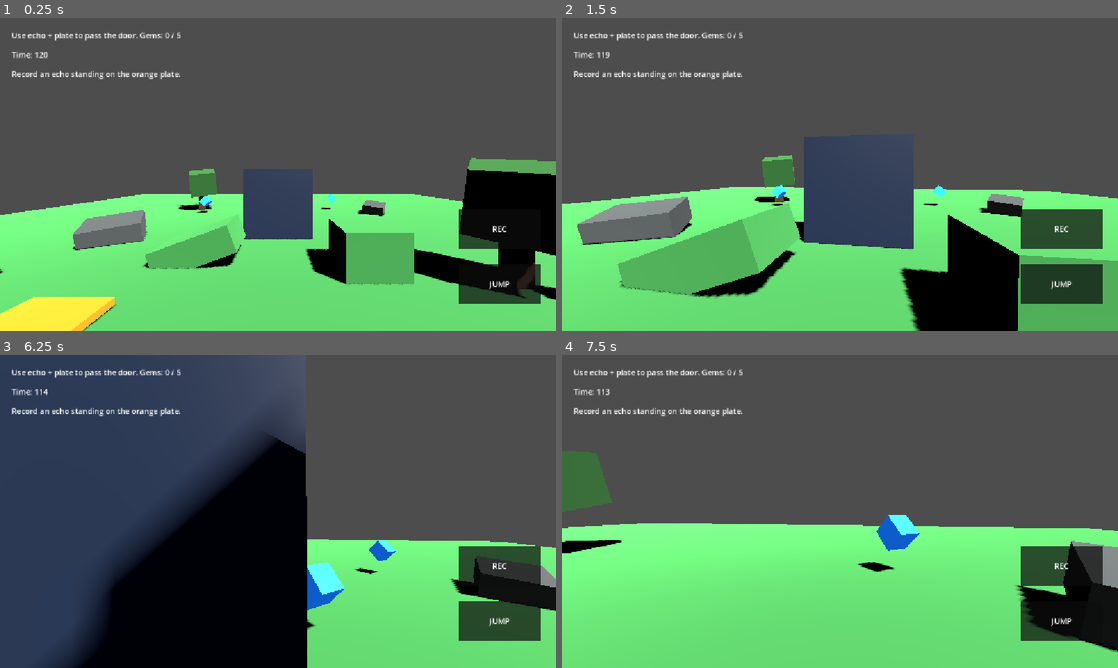
Above: before the commit, frames 1-4 (two rows, left to right).
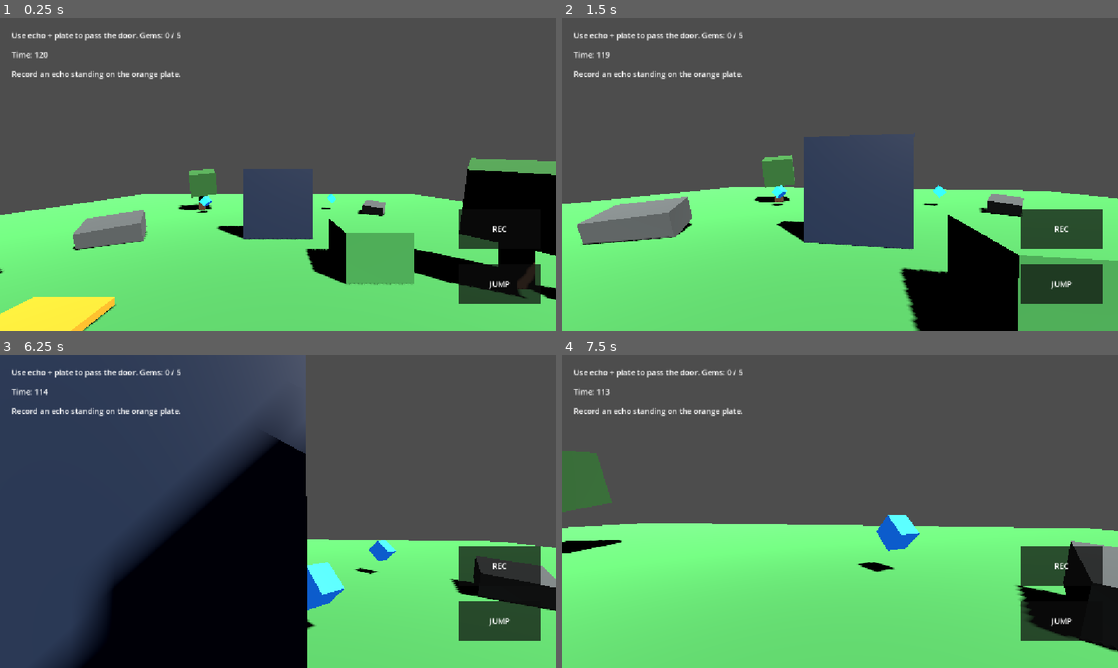
Above: after the commit, the same moments.

Repository: tan15hacks/lowpoly-android
Game: Godot game, scene res://scenes/main.tscn
The game is run twice, just before and just after one commit, with the same random seed, the same clock (stepped at 60 frames per second) and the same inputs.
Inputs (mouse positions are in pixels of both pictures, inside the frame that each line leads up to):
- Up to frame 1 (0.25 s): no input
- Up to frame 2 (1.5 s): move the mouse to (867, 174) at 0.52 s; hold W (move_forward) from 0.53 s (still down); tap Space (jump) at 0.77 s; move the mouse to (812, 174) at 1.27 s
- Up to frame 3 (6.25 s): tap Space (jump) at 1.52, 3.02, 3.77, 4.52, 6.02 s; move the mouse to (289, 505) at 2.02 s; move the mouse to (272, 517) at 2.77 s; move the mouse to (316, 514) at 3.52 s; move the mouse to (233, 508) at 4.27 s; move the mouse to (283, 511) at 5.02 s; move the mouse to (255, 505) at 5.77 s; release W (move_forward) at 5.78 s; hold D (move_right) from 5.78 s (still down)
- Up to frame 4 (7.5 s): move the mouse to (867, 511) at 6.52 s; release D (move_right) at 6.53 s; hold W (move_forward) from 6.53 s (still down); tap Space (jump) at 6.77 s; move the mouse to (812, 511) at 7.27 s

The runs differ from the first frame. In frame 1, 1.6% of the frame differs, in the area x 25-45%, y 66-81%; in frame 2, 5.4%, in the area x 9-43%, y 59-90%; in frame 3, less than 0.1%; in frame 4, less than 0.1%.

Commit message:
Add real collisions to main test props

Diff:
--- a/lowpoly-android/scenes/main.tscn
+++ b/lowpoly-android/scenes/main.tscn
@@ -45,6 +45,24 @@
 emission_energy_multiplier = 0.5
 roughness = 0.65
 
+[sub_resource type="BoxMesh" id="BoxMesh_prop_block"]
+size = Vector3(2, 1.5, 2)
+
+[sub_resource type="BoxShape3D" id="BoxShape3D_prop_block"]
+size = Vector3(2, 1.5, 2)
+
+[sub_resource type="BoxMesh" id="BoxMesh_rock1"]
+size = Vector3(2.4, 1.0, 1.8)
+
+[sub_resource type="BoxShape3D" id="BoxShape3D_rock1"]
+size = Vector3(2.4, 1.0, 1.8)
+
+[sub_resource type="BoxMesh" id="BoxMesh_rock2"]
+size = Vector3(1.8, 0.8, 1.5)
+
+[sub_resource type="BoxShape3D" id="BoxShape3D_rock2"]
+size = Vector3(1.8, 0.8, 1.5)
+
 [node name="Main" type="Node3D"]
 script = ExtResource("3_main_script")
 
@@ -86,28 +104,37 @@
 [node name="PressurePlate" parent="." instance=ExtResource("8_pressure_plate")]
 position = Vector3(-5, 0.12, 8)
 
-[node name="LowPolyBlock" type="CSGBox3D" parent="."]
+[node name="LowPolyBlock" type="StaticBody3D" parent="."]
 position = Vector3(3, 0.75, 5)
-size = Vector3(2, 1.5, 2)
-material = SubResource("StandardMaterial3D_floor")
-
-[node name="LowPolyRamp" type="CSGBox3D" parent="."]
-position = Vector3(-3, 0.5, 4)
-rotation = Vector3(0, 0, 0.35)
-size = Vector3(3, 1, 2)
-material = SubResource("StandardMaterial3D_floor")
-
-[node name="Rock1" type="CSGBox3D" parent="."]
+
+[node name="Mesh" type="MeshInstance3D" parent="LowPolyBlock"]
+mesh = SubResource("BoxMesh_prop_block")
+surface_material_override/0 = SubResource("StandardMaterial3D_floor")
+
+[node name="CollisionShape3D" type="CollisionShape3D" parent="LowPolyBlock"]
+shape = SubResource("BoxShape3D_prop_block")
+
+[node name="Rock1" type="StaticBody3D" parent="."]
 position = Vector3(-8, 0.5, 2)
 rotation = Vector3(0.2, 0.5, 0.1)
-size = Vector3(2.4, 1.0, 1.8)
-material = SubResource("StandardMaterial3D_rock")
-
-[node name="Rock2" type="CSGBox3D" parent="."]
+
+[node name="Mesh" type="MeshInstance3D" parent="Rock1"]
+mesh = SubResource("BoxMesh_rock1")
+surface_material_override/0 = SubResource("StandardMaterial3D_rock")
+
+[node name="CollisionShape3D" type="CollisionShape3D" parent="Rock1"]
+shape = SubResource("BoxShape3D_rock1")
+
+[node name="Rock2" type="StaticBody3D" parent="."]
 position = Vector3(8, 0.4, -5)
 rotation = Vector3(0.1, 1.0, 0.15)
-size = Vector3(1.8, 0.8, 1.5)
-material = SubResource("StandardMaterial3D_rock")
+
+[node name="Mesh" type="MeshInstance3D" parent="Rock2"]
+mesh = SubResource("BoxMesh_rock2")
+surface_material_override/0 = SubResource("StandardMaterial3D_rock")
+
+[node name="CollisionShape3D" type="CollisionShape3D" parent="Rock2"]
+shape = SubResource("BoxShape3D_rock2")
 
 [node name="Tree1Trunk" type="CSGBox3D" parent="."]
 position = Vector3(-7, 1.0, -7)
Not shown: 1 places in lowpoly-android/scenes/main.tscn that only renumber resources
